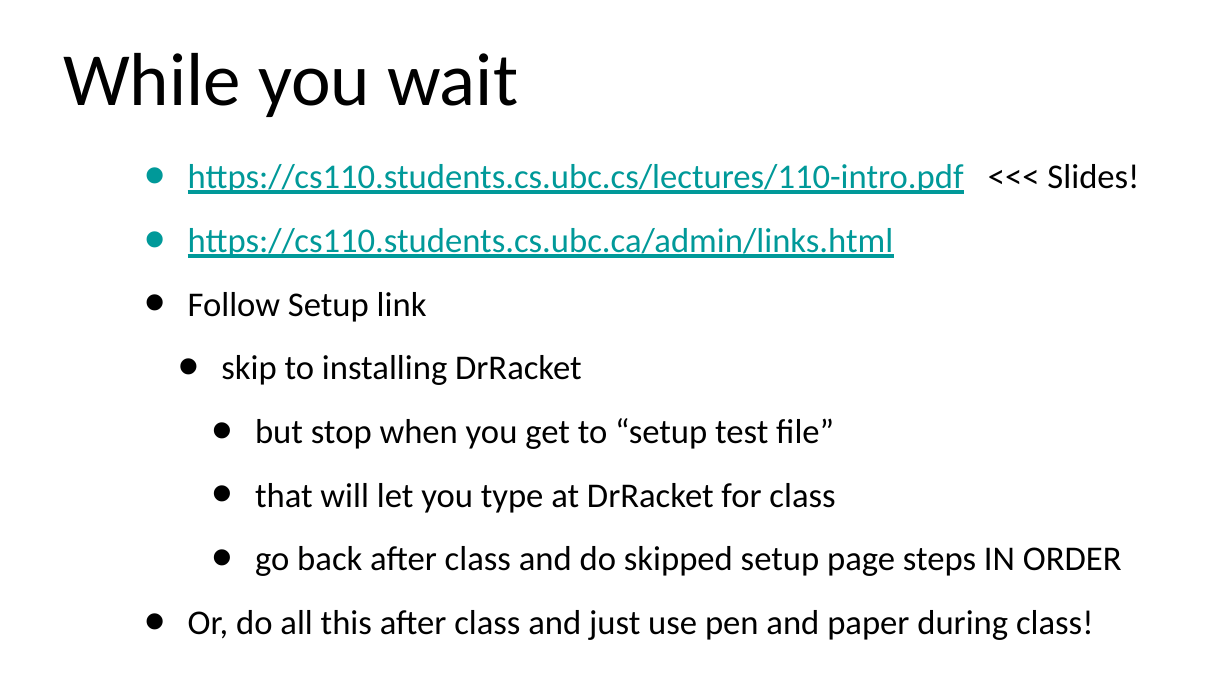
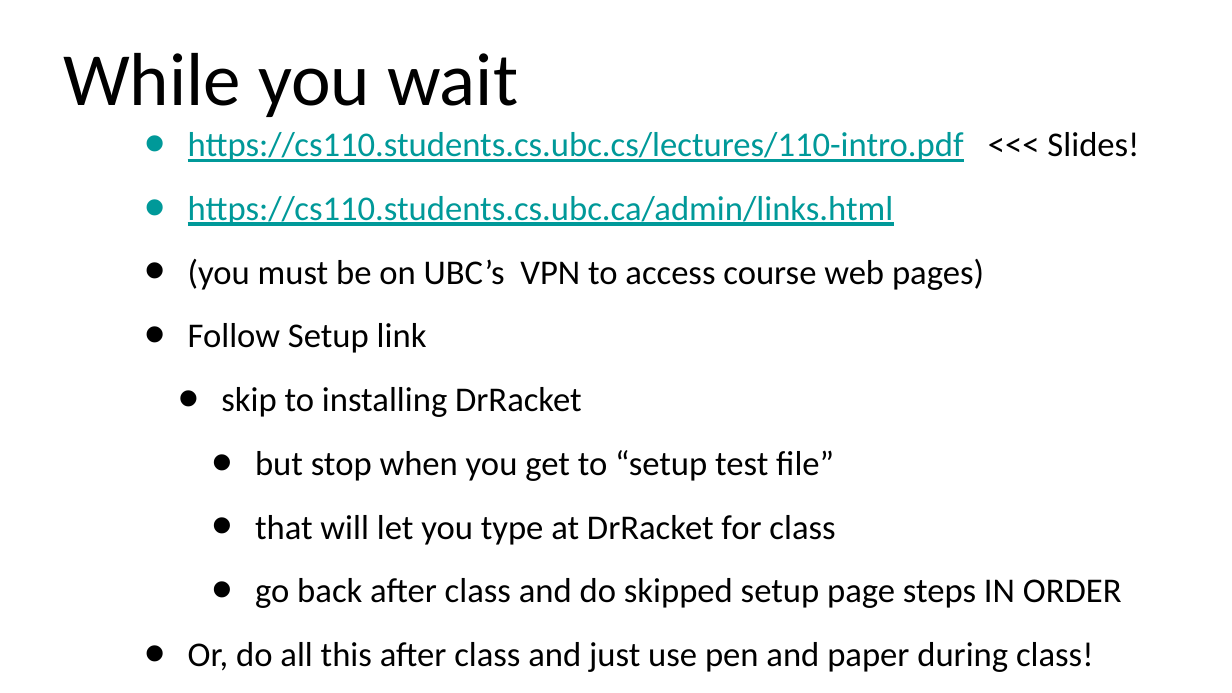
Before and after one commit to rxg/spd-materials, a slide deck: slide 1 of lectures/110-intro.pptx. Drawn at 1232x693 pixels with LibreOffice and Linux fonts; fonts in the diff are those of the drawing. Boxes give left, top, right and bottom in pixels: in the first picture for what was removed or moved away, otherwise in the second. Text is boxed around its words. In the diff, an @@ line names an element or a change of style, - is before the commit and + after.

```diff
--- a/lectures/110-intro.pptx
+++ b/lectures/110-intro.pptx
@@ text at [188,259,984,290]: paragraph added @@
+• (you must be on UBC’s VPN to access course web pages)
```
Also in this commit, not shown: 1 other file.
